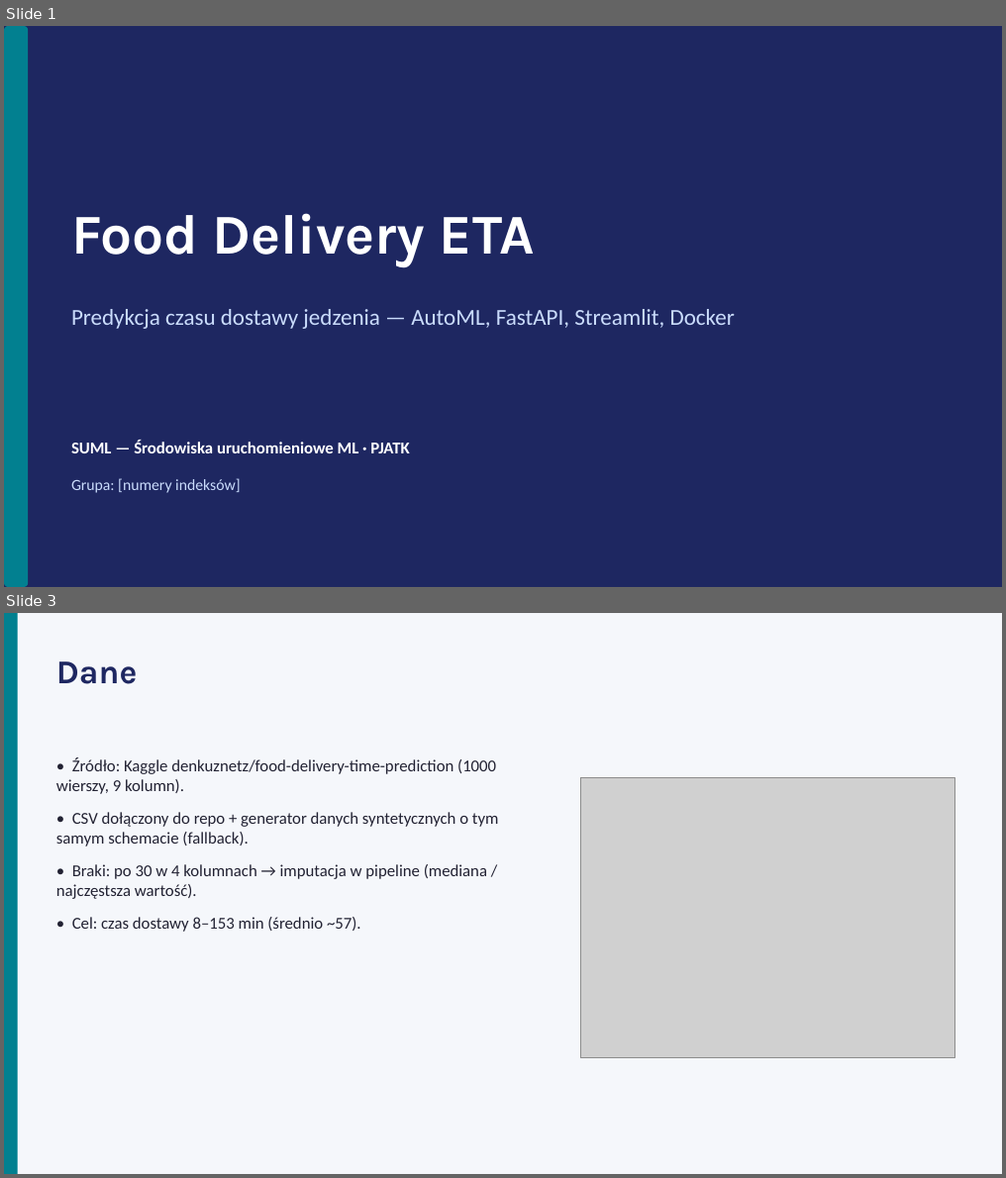
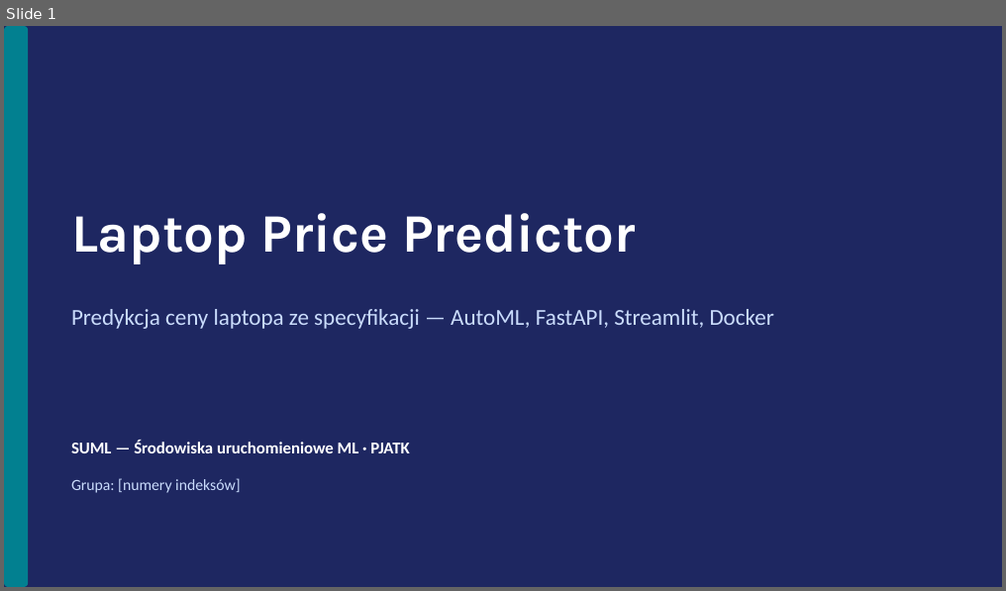
Before and after one commit to nimzoi/SUML-project, a slide deck: slides.pptx. Shown one above the other, each under a label of ours: slides 1 and 3 before the commit, slide 1 after it; the slides between them are not shown. The pictures are 1006x1178 and 1006x591 pixels, drawn with LibreOffice and Linux fonts; fonts in the diff are those of the drawing; grey boxes stand for pictures. Boxes give left, top, right and bottom in pixels: in the first picture for what was removed or moved away, otherwise in the second. Text is boxed around its words. In the diff, an @@ line names an element or a change of style, - is before the commit and + after.

Commit message:
pivot docs + slides to laptop topic

```diff
--- a/slides.pptx
+++ b/slides.pptx
@@ slide 3 removed at [4,613,1002,1174], background #F5F7FB @@
@@ rectangle removed at [4,613,18,1174] @@
@@ text removed at [56,662,137,684] @@
-Dane
@@ text removed at [56,758,499,932] @@
-• Źródło: Kaggle denkuznetz/food-delivery-time-prediction (1000 wierszy, 9 kolumn).
-• CSV dołączony do repo + generator danych syntetycznych o tym samym schemacie (fallback).
-• Braki: po 30 w 4 kolumnach → imputacja w pipeline (mediana / najczęstsza wartość).
-• Cel: czas dostawy 8–153 min (średnio ~57).
@@ picture removed at [580,777,954,1059] @@
@@ slide 1 changed as well @@
@@ text at [71,213,636,265]: text changed; size 54 to 52 pt @@
-Food Delivery ETA
+Laptop Price Predictor
@@ text at [71,309,774,329]: text changed @@
-Predykcja czasu dostawy jedzenia — AutoML, FastAPI, Streamlit, Docker
+Predykcja ceny laptopa ze specyfikacji — AutoML, FastAPI, Streamlit, Docker
```
Also in this commit, not shown: 7 other slides changed, 2 slides added, 1 other slide removed, 8 other files.
